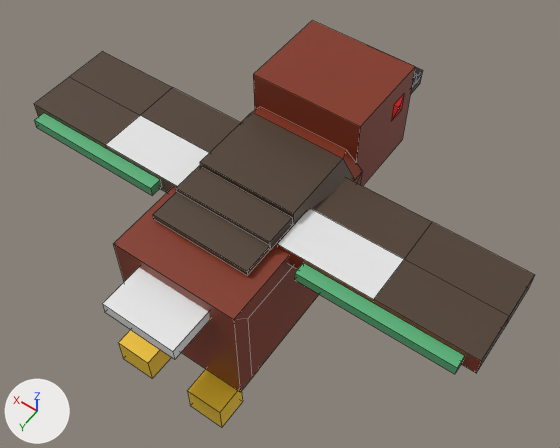
The Blender file huntduck/Assets/Prefabs/Ducks/Blender/Angry Duck GFX.blend: old version first, new version second.
Camera for both pictures: a 50 mm lens placed at (-0.968, 1.118, 2.035), pointed at (-0.028, -0.198, -0.034). The axes (+X, +Y, +Z) are drawn at lower left. The lights are the same throughout. Mesh edges are drawn as thin lines.

The scene before the commit, as lines of its bpy script (objects in view):
```python
ob_body = bpy.data.objects.new('Body', me_cube_001)
ob_body.location = (0.0, 0.0, 0.0)
ob_body.scale = (1.25, 1.25, 1.25)
ob_left_wing = bpy.data.objects.new('Left Wing', me_cube_002)
ob_left_wing.location = (0.177, -0.149, 0.155)
ob_left_wing.scale = (1.25, 1.25, 1.25)
ob_right_wing = bpy.data.objects.new('Right Wing', me_cube_003)
ob_right_wing.location = (-0.178, -0.144, 0.154)
ob_right_wing.scale = (1.25, 1.25, 1.25)
# me_cube_002
# before: 39 (0.0, 0.007, 0.051), 45 (0.262, 0.007, 0.051) at pixel (140, 115)
# me_cube_003
# before: 40 (0.0, 0.003, 0.051), 45 (-0.262, 0.003, 0.051) at pixel (404, 259)
```
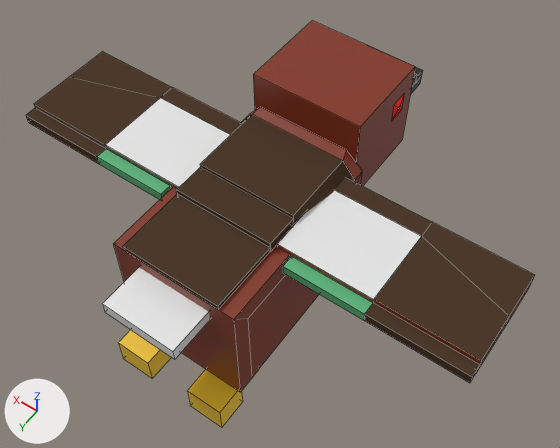
Commit message: Angry duck design tweaks

Location of each change, (x1, y1, x2, y2) in pixels of the pictures (560 x 448 px; the box of a moved part takes in the faces that stretch with it):
'Body', surface changed, reshaped
    both: (102, 21, 422, 427)
'Right Wing', surface changed, reshaped
    before: (277, 178, 535, 374)
    after: (277, 178, 535, 383)
'Left Wing', surface changed, reshaped
    before: (34, 52, 240, 195)
    after: (26, 52, 242, 200)
part 1 of me_cube_001, added (brown)
    after: (123, 167, 293, 310)
part 2 of me_cube_001, cut back
    before: (153, 107, 362, 275)
    after: (200, 107, 362, 226)
part 3 of me_cube_002, built on
    before: (34, 113, 162, 195)
    after: (26, 108, 171, 200)
part 4 of me_cube_002, moved or reshaped
    before: (35, 52, 240, 186)
    after: (35, 52, 242, 187)
part 5 of me_cube_003, built on
    before: (294, 263, 465, 374)
    after: (283, 256, 480, 383)
part 6 of me_cube_003, moved or reshaped
    both: (277, 178, 534, 361)

The edits, one by one:
In material 'Wing Dark' (mat_wing_dark), specular_ior_level is now set to 0.0.
me_cube_001 is used by ob_body; location (0.0, 0.0, 0.0); scale (1.25, 1.25, 1.25).
me_cube_001 had 156 vertices, 120 faces and spanned x -0.178..0.178, y -0.773..0.359, z -0.285..0.312.
me_cube_001 now has 156 vertices, 122 faces and spans x -0.178..0.178, y -0.773..0.359, z -0.285..0.312.
me_cube_001 part 1: a new loose piece of 16 vertices spanning x -0.136..0.146, y -0.052..0.235, z 0.159..0.189, in mat_wing_dark (brown #4d3c2e).
Part 2, on me_cube_001:
23 vertices are removed from x -0.136..0.178, y -0.27..0.128, z 0.159..0.207.
18 faces are deleted.
5 vertices move from x -0.178..0.178, y -0.3..-0.268, z 0.158..0.208 to x -0.178..0.178, y -0.3..-0.268, z 0.159..0.208.
7 vertices are added at x -0.136..0.178, y -0.268..-0.052, z 0.155..0.2.
6 new faces join them, mat_wing_dark (brown #4d3c2e).
me_cube_002 is used by ob_left_wing; location (0.177, -0.149, 0.155); scale (1.25, 1.25, 1.25).
Verts and faces of me_cube_002; kept vertices keep their numbers, new ones are numbered from 46.
me_cube_002 had 46 vertices, 30 faces, 8 loose edges and spanned x 0.0..0.524, y -0.127..0.176, z -0.003..0.051.
me_cube_002 now has 50 vertices, 34 faces, 8 loose edges and spans x 0.0..0.524, y -0.127..0.176, z -0.003..0.051.
Part 3, on me_cube_002:
4 faces are deleted.
4 vertices in x 0.077, y 0.14..0.176, z 0.01..0.037 move by (-0.033, 0.0, 0.0).
4 vertices in x 0.491, y 0.14..0.176, z 0.01..0.037 move by (0.033, 0.0, 0.0).
4 vertices are added at (0.262, 0.14, 0.01), (0.262, 0.176, 0.037), (0.262, 0.176, 0.01), (0.262, 0.14, 0.037).
4 new faces join them, mat_wing_dark (brown #4d3c2e).
4 new faces join them, mat_wing_feathers (green #58b279).
Part 4, on me_cube_002:
Vertex 39 moves to (0.0, -0.076, 0.051).
Vertex 45 moves to (0.262, -0.076, 0.051), pixel (160, 97).
me_cube_003 is used by ob_right_wing; location (-0.178, -0.144, 0.154); scale (1.25, 1.25, 1.25).
Verts and faces of me_cube_003; kept vertices keep their numbers, new ones are numbered from 46.
me_cube_003 had 46 vertices, 30 faces, 8 loose edges and spanned x -0.524..0.0, y -0.131..0.172, z -0.002..0.051.
me_cube_003 now has 50 vertices, 34 faces, 8 loose edges and spans x -0.524..0.0, y -0.131..0.172, z -0.002..0.051.
Part 5, on me_cube_003:
4 faces are deleted.
4 vertices in x -0.489, y 0.137..0.172, z 0.01..0.037 move by (-0.035, 0.0, 0.0).
4 vertices in x -0.075, y 0.137..0.172, z 0.01..0.037 move by (0.033, 0.0, 0.0).
4 vertices are added at (-0.262, 0.137, 0.01), (-0.262, 0.172, 0.037), (-0.262, 0.172, 0.01), (-0.262, 0.137, 0.037).
4 new faces join them, mat_wing_feathers (green #58b279).
4 new faces join them, mat_wing_dark (brown #4d3c2e).
Part 6, on me_cube_003:
Vertex 40 moves to (0.0, -0.079, 0.051).
Vertex 45 moves to (-0.262, -0.079, 0.051), pixel (421, 236).
